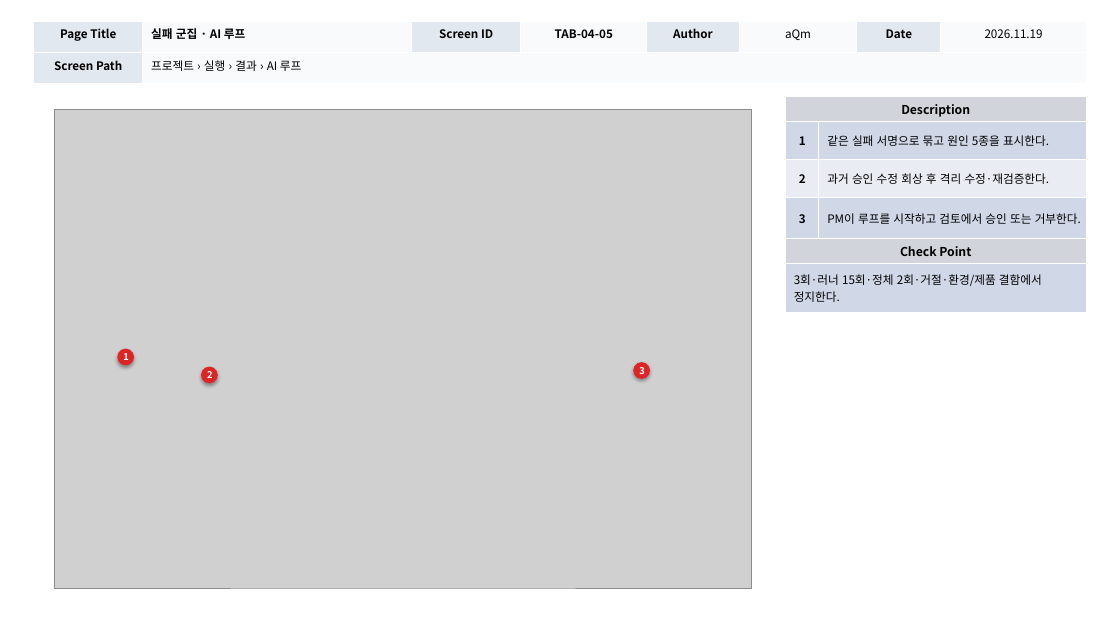
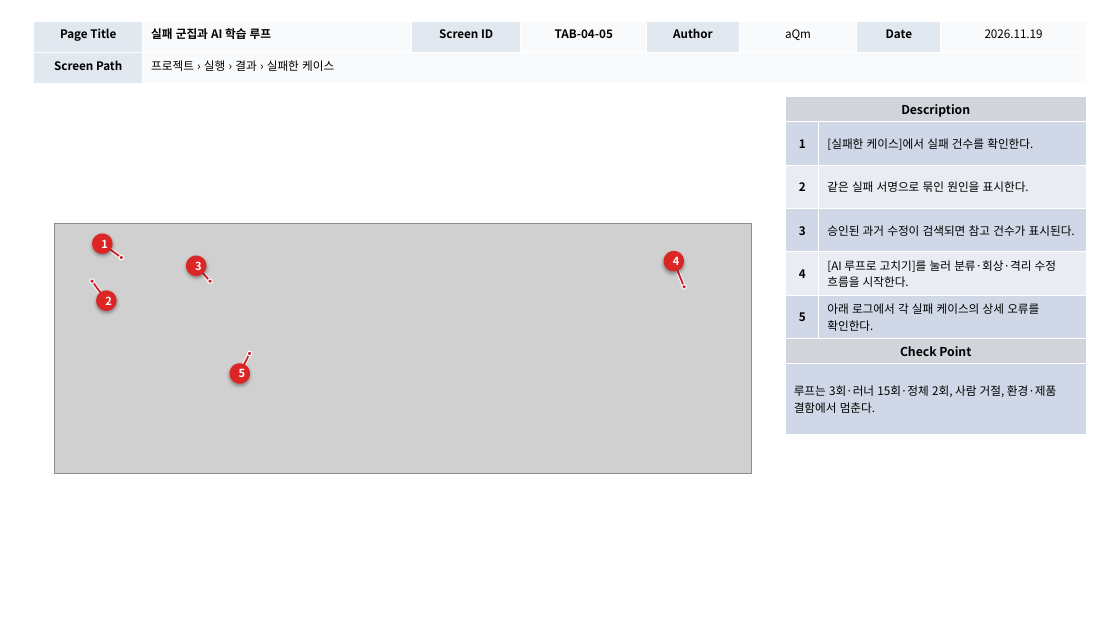
Before and after one commit to digitalist-corp/AI-TestOps, a slide deck: slide 33 of docs/aQm-산출물/AI-TestOps_UI설계서_(v1.0)_20261119.pptx (slide 27 before the commit). Drawn at 1120x630 pixels with LibreOffice and Linux fonts; fonts in the diff are those of the drawing; grey boxes stand for pictures. Boxes give left, top, right and bottom in pixels: in the first picture for what was removed or moved away, otherwise in the second. Text is boxed around its words. In the diff, an @@ line names an element or a change of style, - is before the commit and + after.

Commit message:
docs: UI 화면설계서 사용자 흐름과 조작 위치 보완

```diff
--- a/docs/aQm-산출물/AI-TestOps_UI설계서_(v1.0)_20261119.pptx
+++ b/docs/aQm-산출물/AI-TestOps_UI설계서_(v1.0)_20261119.pptx
@@ table at box(34, 21, 1086, 84) @@
-row 1, column 2: 실패 군집 · AI 루프
+row 1, column 2: 실패 군집과 AI 학습 루프
-row 2, column 2: 프로젝트 › 실행 › 결과 › AI 루프
+row 2, column 2: 프로젝트 › 실행 › 결과 › 실패한 케이스
@@ table at box(786, 97, 1086, 434) @@
-row 2: 1 | 같은 실패 서명으로 묶고 원인 5종을 표시한다.
-row 3: 2 | 과거 승인 수정 회상 후 격리 수정·재검증한다.
-row 4: 3 | PM이 루프를 시작하고 검토에서 승인 또는 거부한다.
+row 2: 1 | [실패한 케이스]에서 실패 건수를 확인한다.
+row 3: 2 | 같은 실패 서명으로 묶인 원인을 표시한다.
+row 4: 3 | 승인된 과거 수정이 검색되면 참고 건수가 표시된다.
+row 5: 4 | [AI 루프로 고치기]를 눌러 분류·회상·격리 수정 흐름을 시작한다.
+row 6: 5 | 아래 로그에서 각 실패 케이스의 상세 오류를 확인한다.
-row 8, column 1: 3회·러너 15회·정체 2회·거절·환경/제품 결함에서 정지한다.
+row 8, column 1: 루프는 3회·러너 15회·정체 2회, 사람 거절, 환경·제품 결함에서 멈춘다.
@@ picture: place and size @@
-picture at box(55, 109, 752, 588)
+picture at box(55, 223, 752, 473)
@@ ellipse "1": place and size @@
-ellipse "1" at box(118, 349, 134, 365)
+ellipse "1" at box(92, 234, 113, 254)
@@ line added from (109, 249) to (121, 258), #FFFFFF 3.19 pt @@
@@ line added from (109, 249) to (121, 258), #CC202C 1.6 pt @@
@@ ellipse added at box(119, 255, 124, 260), fill #CC202C, outline #FFFFFF 0.91 pt @@
@@ size 8 to 9.5 pt in 3 elements at box(92, 234, 113, 254), box(96, 291, 116, 311), box(186, 255, 206, 276) @@
@@ ellipse "3": place and size @@
-ellipse "3" at box(634, 362, 650, 379)
+ellipse "3" at box(186, 255, 206, 276)
@@ ellipse added at box(664, 251, 684, 271), fill #DC2626, 9.5 pt, text #FFFFFF, bold @@
+4
@@ ellipse added at box(90, 279, 94, 283), fill #CC202C, outline #FFFFFF 0.91 pt @@
@@ line added from (92, 281) to (101, 293), #FFFFFF 3.19 pt @@
@@ line added from (92, 281) to (101, 293), #CC202C 1.6 pt @@
@@ ellipse "2": place and size @@
-ellipse "2" at box(201, 366, 218, 383)
+ellipse "2" at box(96, 291, 116, 311)
@@ line added from (202, 272) to (210, 281), #FFFFFF 3.19 pt @@
@@ line added from (202, 272) to (210, 281), #CC202C 1.6 pt @@
@@ ellipse added at box(208, 279, 212, 283), fill #CC202C, outline #FFFFFF 0.91 pt @@
@@ line added from (677, 270) to (684, 287), #FFFFFF 3.19 pt @@
@@ line added from (677, 270) to (684, 287), #CC202C 1.6 pt @@
@@ ellipse added at box(682, 285, 686, 289), fill #CC202C, outline #FFFFFF 0.91 pt @@
@@ line added from (244, 365) to (250, 354), #FFFFFF 3.19 pt @@
@@ line added from (244, 365) to (250, 354), #CC202C 1.6 pt @@
@@ ellipse added at box(247, 351, 251, 355), fill #CC202C, outline #FFFFFF 0.91 pt @@
@@ ellipse added at box(229, 363, 250, 383), fill #DC2626, 9.5 pt, text #FFFFFF, bold @@
+5
```
Also in this commit, not shown: 24 other slides changed, 22 slides added, 8 slides removed.
